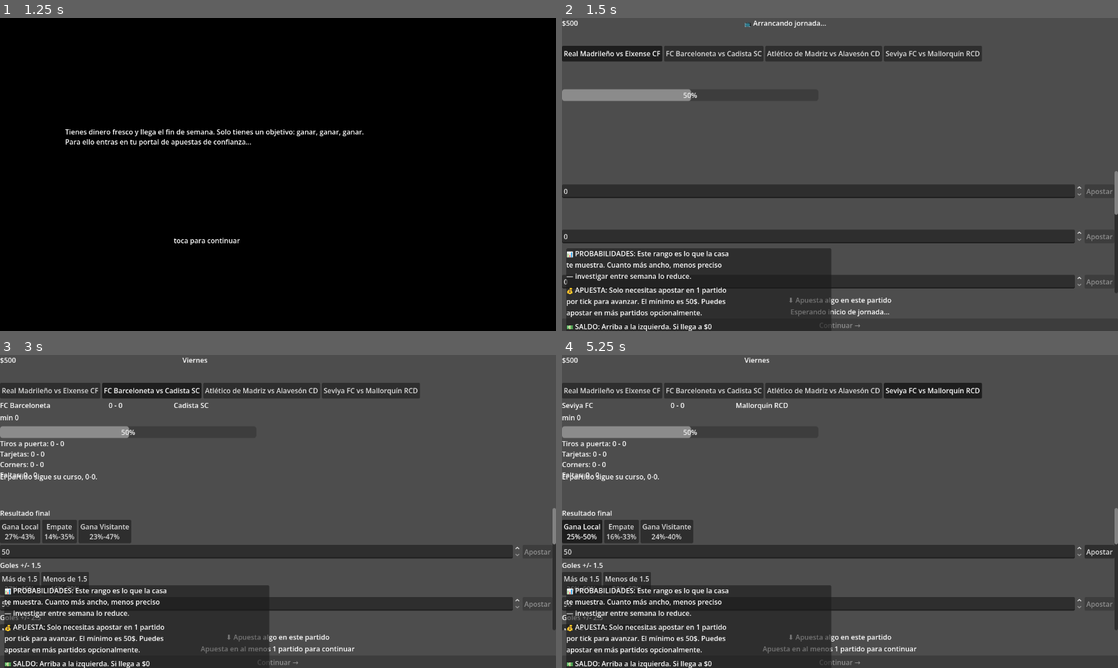
Above: before the commit, frames 1-4 (two rows, left to right).
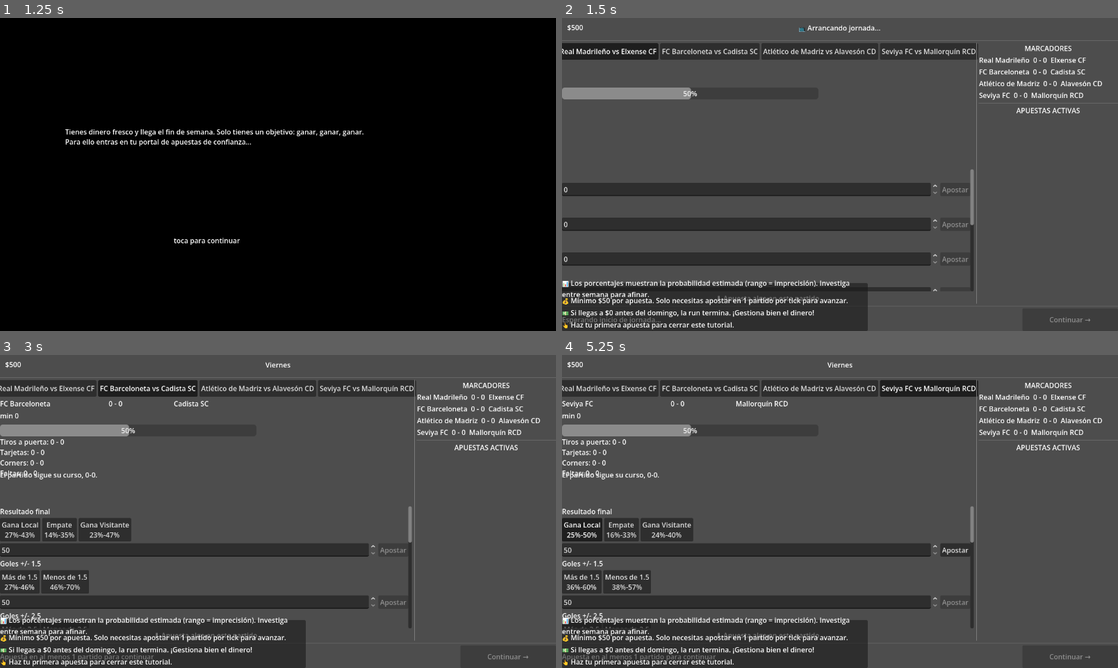
Above: after the commit, the same moments.

Repository: PabloDABernal/crazy-weekend
Game: Godot game, scene res://scenes/main/main.tscn
Two runs of this game, one before a commit and one after it. Both use one fixed random seed, a clock stepped at 60 frames per second and the inputs below.
Inputs (mouse positions are in pixels of both pictures, inside the frame that each line leads up to):
- Up to frame 1 (1.25 s): click "APOSTAR" at 0.5 s
- Up to frame 2 (1.5 s): tap Enter at 1.25 s; move the mouse to (840, 174) at 1.27 s; click (840, 174) at 1.42 s
- Up to frame 3 (3 s): click "Real Madrileño vs Elxense CF" at 2 s; click "FC Barceloneta vs Cadista SC" at 2.75 s
- Up to frame 4 (5.25 s): click "Atlético de Madriz vs Alavesó…" at 3.5 s; click "Seviya FC vs Mallorquín RCD" at 4.25 s; click "Gana Local 25%-50%" at 5 s

Frame 1 is identical in both runs. In frame 2, 22% of the frame differs, in the area x 0-100%, y 0-100%; in frame 3, 15%; in frame 4, 15%.

Commit message:
Complete UI layout rewrite: split panel, right scoreboard, clean layout
Layout: VBoxContainer root → TopBar (46px) + ContentHBox (expand) + BottomBar (52px)
ContentHBox: LeftPanel (match tabs + panel, expands) | VSep | RightPanel (320px fixed)
RightPanel shows: live scoreboard of all matches + pending bets list (managed by BettingRoot)
TopBar simplified to balance + hour only (pending bets removed from there)
Tutorial panel anchored to bottom-left, no longer overlaps game content
MarketWidget min height reduced to 76px
BettingRoot adds score labels per match; updates on each tick_resolved

Co-Authored-By: Claude Sonnet 4.6 <noreply@anthropic.com>

Diff:
--- a/scenes/betting/betting_root.gd
+++ b/scenes/betting/betting_root.gd
@@ -11,14 +11,18 @@
 
 @onready var _match_simulation_service: MatchSimulationService = $MatchSimulationService
 @onready var _pending_bets_tracker: PendingBetsTracker = $PendingBetsTracker
-@onready var _top_bar: TopBar = $TopBar
-@onready var _match_selector: MatchSelector = $MatchSelector
-@onready var _match_panel_container: Control = $MatchPanelContainer
-@onready var _global_status_label: Label = $GlobalBottomBar/GlobalStatusLabel
-@onready var _continue_button: Button = $GlobalBottomBar/ContinueButton
+@onready var _top_bar: TopBar = $MainVBox/TopBar
+@onready var _match_selector: MatchSelector = $MainVBox/ContentHBox/LeftPanel/MatchSelector
+@onready var _match_panel_container: Control = $MainVBox/ContentHBox/LeftPanel/MatchPanelContainer
+@onready var _scoreboard_mini: VBoxContainer = $MainVBox/ContentHBox/RightPanel/ScoreboardMini
+@onready var _pending_bets_panel: VBoxContainer = $MainVBox/ContentHBox/RightPanel/PendingBetsPanel
+@onready var _global_status_label: Label = $MainVBox/BottomBar/GlobalStatusLabel
+@onready var _continue_button: Button = $MainVBox/BottomBar/ContinueButton
 @onready var _crazy_moment_overlay: CrazyMomentOverlay = $CrazyMomentOverlay
 @onready var _tutorial_overlay: TutorialOverlay = $TutorialOverlay
 @onready var _run_end_screen: RunEndScreen = $RunEndScreen
+
+var _score_labels: Dictionary = {}  # match_id (StringName) -> Label
 
 var _focused_match_id: StringName = &""
 var _match_panels: Dictionary = {}          # match_id (StringName) -> MatchPanel instanciado
@@ -163,17 +167,24 @@
 
 	var home_team: TeamDef = LeagueState.get_team(match_fixture.home_team_id)
 	var away_team: TeamDef = LeagueState.get_team(match_fixture.away_team_id)
-	var label: String = "%s vs %s" % [
-		home_team.display_name if home_team != null else String(match_fixture.home_team_id),
-		away_team.display_name if away_team != null else String(match_fixture.away_team_id),
-	]
+	var h: String = home_team.display_name if home_team != null else String(match_fixture.home_team_id)
+	var a: String = away_team.display_name if away_team != null else String(match_fixture.away_team_id)
+	var label: String = "%s vs %s" % [h, a]
 	_match_selector.ensure_tab(match_fixture.match_id, label)
+
+	var score_label := Label.new()
+	score_label.text = "%s  0 - 0  %s" % [h, a]
+	_scoreboard_mini.add_child(score_label)
+	_score_labels[match_fixture.match_id] = score_label
 
 
 func _clear_match_panels() -> void:
 	for panel in _match_panels.values():
 		panel.queue_free()
 	_match_panels.clear()
+	for lbl in _score_labels.values():
+		lbl.queue_free()
+	_score_labels.clear()
 	_match_selector.clear_tabs()
 	_focused_match_id = &""
 
@@ -207,7 +218,8 @@
 		return
 
 	_pending_bets_tracker.resolve_bets_for_match(match_id, match_state, _current_matchday_id())
-	_top_bar.refresh_pending_bets(_pending_bets_tracker.get_pending_bets())
+	_refresh_pending_bets_panel()
+	_refresh_score_label(match_id, match_state)
 
 
 ## Enruta el context al MatchPanel correspondiente a context.available_markets[0].match_id (todas las
@@ -359,7 +371,7 @@
 	var was_first_bet_ever: bool = not MetaProgress.has_completed_first_bet_tutorial()
 
 	_pending_bets_tracker.register_bet(match_id, market_offer, stake, tick_index)
-	_top_bar.refresh_pending_bets(_pending_bets_tracker.get_pending_bets())
+	_refresh_pending_bets_panel()
 
 	# Regla de sincronización multi-partido (sección 3.4): si hay Crazy Bet activo y esta apuesta usó
 	## el mercado/monto forzoso vigente, se marca resuelto para TODO el tick global -- los demás
@@ -383,6 +395,57 @@
 	_refresh_global_continue_state()
 
 
+func _refresh_score_label(match_id: StringName, state: MatchTickState) -> void:
+	var lbl: Label = _score_labels.get(match_id, null)
+	if lbl == null:
+		return
+	var home: TeamDef = LeagueState.get_team(state.home_team_id)
+	var away: TeamDef = LeagueState.get_team(state.away_team_id)
+	var h: String = home.display_name if home != null else String(state.home_team_id)
+	var a: String = away.display_name if away != null else String(state.away_team_id)
+	lbl.text = "%s  %d-%d  %s  (min %d)" % [h, state.home_goals, state.away_goals, a, state.current_minute]
+
+
+func _refresh_pending_bets_panel() -> void:
+	for child in _pending_bets_panel.get_children():
+		child.queue_free()
+
+	var pending: Array[PendingBet] = _pending_bets_tracker.get_pending_bets()
+	if pending.is_empty():
+		var empty_lbl := Label.new()
+		empty_lbl.text = "Sin apuestas pendientes"
+		_pending_bets_panel.add_child(empty_lbl)
+		return
+
+	var total: int = 0
+	for bet in pending:
+		total += bet.stake
+	var summary := Label.new()
+	summary.text = "%d apuesta%s · $%d en juego" % [pending.size(), "s" if pending.size() != 1 else "", total]
+	_pending_bets_panel.add_child(summary)
+
+	var start: int = max(0, pending.size() - 4)
+	for i in range(start, pending.size()):
+		var bet: PendingBet = pending[i]
+		var market_name: String = _format_market_name(bet.market_offer.market_id)
+		var lbl := Label.new()
+		lbl.text = "  $%d · %s" % [bet.stake, market_name]
+		_pending_bets_panel.add_child(lbl)
+
+
+func _format_market_name(market_id: StringName) -> String:
+	match String(market_id):
+		"1x2": return "resultado"
+		"btts": return "ambos marcan"
+		"first_scorer": return "1er goleador"
+		"goals_ou_1_5": return "goles >1.5"
+		"goals_ou_2_5": return "goles >2.5"
+		"goals_ou_3_5": return "goles >3.5"
+		"cards_ou": return "tarjetas"
+		"fouls_ou": return "faltas"
+	return String(market_id)
+
+
 func _current_matchday_id() -> StringName:
 	var matchday_fixture: MatchdayFixture = LeagueState.get_current_matchday_fixture()
 	if matchday_fixture == null:
--- a/scenes/betting/betting_root.tscn
+++ b/scenes/betting/betting_root.tscn
@@ -21,69 +21,123 @@
 [node name="PendingBetsTracker" type="Node" parent="."]
 script = ExtResource("3")
 
-[node name="TopBar" type="Control" parent="."]
-layout_mode = 0
-offset_right = 1280.0
-offset_bottom = 60.0
+[node name="MainVBox" type="VBoxContainer" parent="."]
+layout_mode = 3
+anchors_preset = 15
+anchor_right = 1.0
+anchor_bottom = 1.0
+
+[node name="TopBar" type="Control" parent="MainVBox"]
+layout_mode = 2
+custom_minimum_size = Vector2(0, 46)
 script = ExtResource("4")
 
-[node name="BalanceDisplay" type="Label" parent="TopBar"]
+[node name="BalanceDisplay" type="Label" parent="MainVBox/TopBar"]
 layout_mode = 0
+offset_left = 12.0
+offset_top = 10.0
 offset_right = 200.0
-offset_bottom = 24.0
+offset_bottom = 40.0
 text = "$0"
 
-[node name="HourDisplay" type="Label" parent="TopBar"]
-layout_mode = 0
-offset_left = 420.0
-offset_right = 620.0
-offset_bottom = 24.0
-text = ""
-
-[node name="PendingBetsSummary" type="Control" parent="TopBar"]
-layout_mode = 0
-offset_left = 640.0
-offset_right = 1280.0
-offset_bottom = 60.0
-
-[node name="PendingBetsList" type="VBoxContainer" parent="TopBar/PendingBetsSummary"]
-layout_mode = 0
-offset_right = 640.0
-offset_bottom = 60.0
-
-[node name="MatchSelector" type="Control" parent="."]
-layout_mode = 0
-offset_top = 64.0
-offset_right = 1280.0
-offset_bottom = 100.0
-script = ExtResource("5")
-
-[node name="TabsContainer" type="HBoxContainer" parent="MatchSelector"]
-layout_mode = 0
-offset_right = 1280.0
-offset_bottom = 36.0
-
-[node name="MatchPanelContainer" type="Control" parent="."]
-layout_mode = 0
-offset_top = 104.0
-offset_right = 1280.0
-offset_bottom = 660.0
-clip_contents = true
-
-[node name="GlobalBottomBar" type="VBoxContainer" parent="."]
-layout_mode = 0
-offset_top = 664.0
-offset_right = 1280.0
-offset_bottom = 720.0
-
-[node name="GlobalStatusLabel" type="Label" parent="GlobalBottomBar"]
-layout_mode = 2
+[node name="HourDisplay" type="Label" parent="MainVBox/TopBar"]
+layout_mode = 3
+anchors_preset = 8
+anchor_left = 0.5
+anchor_top = 0.5
+anchor_right = 0.5
+anchor_bottom = 0.5
+offset_left = -120.0
+offset_top = -12.0
+offset_right = 120.0
+offset_bottom = 12.0
 horizontal_alignment = 1
 text = ""
 
-[node name="ContinueButton" type="Button" parent="GlobalBottomBar"]
+[node name="PendingBetsSummary" type="Control" parent="MainVBox/TopBar"]
+layout_mode = 3
+anchors_preset = 7
+anchor_left = 1.0
+anchor_top = 0.0
+anchor_right = 1.0
+anchor_bottom = 1.0
+offset_left = -400.0
+
+[node name="PendingBetsList" type="VBoxContainer" parent="MainVBox/TopBar/PendingBetsSummary"]
+layout_mode = 3
+anchors_preset = 15
+anchor_right = 1.0
+anchor_bottom = 1.0
+
+[node name="HSep0" type="HSeparator" parent="MainVBox"]
+layout_mode = 2
+
+[node name="ContentHBox" type="HBoxContainer" parent="MainVBox"]
 layout_mode = 2
 size_flags_vertical = 3
+
+[node name="LeftPanel" type="VBoxContainer" parent="MainVBox/ContentHBox"]
+layout_mode = 2
+size_flags_horizontal = 3
+
+[node name="MatchSelector" type="Control" parent="MainVBox/ContentHBox/LeftPanel"]
+layout_mode = 2
+custom_minimum_size = Vector2(0, 38)
+script = ExtResource("5")
+
+[node name="TabsContainer" type="HBoxContainer" parent="MainVBox/ContentHBox/LeftPanel/MatchSelector"]
+layout_mode = 3
+anchors_preset = 15
+anchor_right = 1.0
+anchor_bottom = 1.0
+
+[node name="MatchPanelContainer" type="Control" parent="MainVBox/ContentHBox/LeftPanel"]
+layout_mode = 2
+size_flags_vertical = 3
+clip_contents = true
+
+[node name="VSep" type="VSeparator" parent="MainVBox/ContentHBox"]
+layout_mode = 2
+
+[node name="RightPanel" type="VBoxContainer" parent="MainVBox/ContentHBox"]
+layout_mode = 2
+custom_minimum_size = Vector2(320, 0)
+
+[node name="RightTitle" type="Label" parent="MainVBox/ContentHBox/RightPanel"]
+layout_mode = 2
+text = "MARCADORES"
+horizontal_alignment = 1
+
+[node name="ScoreboardMini" type="VBoxContainer" parent="MainVBox/ContentHBox/RightPanel"]
+layout_mode = 2
+
+[node name="HSep1" type="HSeparator" parent="MainVBox/ContentHBox/RightPanel"]
+layout_mode = 2
+
+[node name="BetsTitle" type="Label" parent="MainVBox/ContentHBox/RightPanel"]
+layout_mode = 2
+text = "APUESTAS ACTIVAS"
+horizontal_alignment = 1
+
+[node name="PendingBetsPanel" type="VBoxContainer" parent="MainVBox/ContentHBox/RightPanel"]
+layout_mode = 2
+
+[node name="HSep2" type="HSeparator" parent="MainVBox"]
+layout_mode = 2
+
+[node name="BottomBar" type="HBoxContainer" parent="MainVBox"]
+layout_mode = 2
+custom_minimum_size = Vector2(0, 52)
+
+[node name="GlobalStatusLabel" type="Label" parent="MainVBox/BottomBar"]
+layout_mode = 2
+size_flags_horizontal = 3
+vertical_alignment = 1
+text = ""
+
+[node name="ContinueButton" type="Button" parent="MainVBox/BottomBar"]
+layout_mode = 2
+custom_minimum_size = Vector2(220, 0)
 disabled = true
 text = "Continuar →"
 
--- a/scenes/betting/market_widget.tscn
+++ b/scenes/betting/market_widget.tscn
@@ -4,7 +4,7 @@
 
 [node name="MarketWidget" type="VBoxContainer"]
 layout_mode = 2
-custom_minimum_size = Vector2(0, 100)
+custom_minimum_size = Vector2(0, 76)
 script = ExtResource("1")
 
 [node name="MarketTitleLabel" type="Label" parent="."]
--- a/scenes/betting/top_bar.gd
+++ b/scenes/betting/top_bar.gd
@@ -21,37 +21,8 @@
 	_hour_display.text = text
 
 
-func refresh_pending_bets(pending: Array[PendingBet]) -> void:
-	for child in _pending_bets_list.get_children():
-		child.queue_free()
-
-	if pending.is_empty():
-		return
-
-	var total_staked: int = 0
-	for bet in pending:
-		total_staked += bet.stake
-
-	var summary := Label.new()
-	summary.text = "📋 %d apuesta%s pendiente%s | $%d en juego" % [
-		pending.size(),
-		"s" if pending.size() != 1 else "",
-		"s" if pending.size() != 1 else "",
-		total_staked,
-	]
-	_pending_bets_list.add_child(summary)
-
-	# Mostrar solo las últimas 3 apuestas
-	var start_index: int = max(0, pending.size() - 3)
-	for i in range(start_index, pending.size()):
-		var bet: PendingBet = pending[i]
-		var label := Label.new()
-		label.text = "  $%d %s · %s" % [
-			bet.stake,
-			_format_market_name(bet.market_offer.market_id),
-			_resolve_match_label(bet.match_id).split(" vs ")[0],  # solo equipo local
-		]
-		_pending_bets_list.add_child(label)
+func refresh_pending_bets(_pending: Array[PendingBet]) -> void:
+	pass  # Pending bets ahora los gestiona BettingRoot directamente en RightPanel
 
 
 func _resolve_match_label(match_id: StringName) -> String:
--- a/scenes/betting/tutorial_overlay.gd
+++ b/scenes/betting/tutorial_overlay.gd
@@ -13,6 +13,8 @@
 @onready var _skip_hint_label: Label = $TutorialPanel/VBox/SkipHintLabel
 
 
+
+
 func _ready() -> void:
 	mouse_filter = Control.MOUSE_FILTER_IGNORE
 
--- a/scenes/betting/tutorial_overlay.tscn
+++ b/scenes/betting/tutorial_overlay.tscn
@@ -11,48 +11,52 @@
 script = ExtResource("1")
 
 [node name="TutorialPanel" type="PanelContainer" parent="."]
-layout_mode = 0
-offset_left = 10.0
-offset_top = 530.0
-offset_right = 620.0
-offset_bottom = 658.0
+layout_mode = 3
+anchors_preset = 2
+anchor_top = 1.0
+anchor_right = 0.55
+anchor_bottom = 1.0
+offset_top = -110.0
 
 [node name="VBox" type="VBoxContainer" parent="TutorialPanel"]
 layout_mode = 2
 
 [node name="AnnotationBubble_Probabilities" type="Control" parent="TutorialPanel/VBox"]
 layout_mode = 2
-custom_minimum_size = Vector2(0, 80)
+custom_minimum_size = Vector2(0, 24)
 
 [node name="Label" type="Label" parent="TutorialPanel/VBox/AnnotationBubble_Probabilities"]
-layout_mode = 0
-offset_right = 380.0
-offset_bottom = 80.0
+layout_mode = 3
+anchors_preset = 15
+anchor_right = 1.0
+anchor_bottom = 1.0
 autowrap_mode = 3
-text = "📊 PROBABILIDADES: Este rango es lo que la casa te muestra. Cuanto más ancho, menos preciso — investigar entre semana lo reduce."
+text = "📊 Los porcentajes muestran la probabilidad estimada (rango = imprecisión). Investiga entre semana para afinar."
 
 [node name="AnnotationBubble_Stake" type="Control" parent="TutorialPanel/VBox"]
 layout_mode = 2
-custom_minimum_size = Vector2(0, 80)
+custom_minimum_size = Vector2(0, 24)
 
 [node name="Label" type="Label" parent="TutorialPanel/VBox/AnnotationBubble_Stake"]
-layout_mode = 0
-offset_right = 380.0
-offset_bottom = 80.0
+layout_mode = 3
+anchors_preset = 15
+anchor_right = 1.0
+anchor_bottom = 1.0
 autowrap_mode = 3
-text = "💰 APUESTA: Solo necesitas apostar en 1 partido por tick para avanzar. El mínimo es 50$. Puedes apostar en más partidos opcionalmente."
+text = "💰 Mínimo $50 por apuesta. Solo necesitas apostar en 1 partido por tick para avanzar."
 
 [node name="AnnotationBubble_Balance" type="Control" parent="TutorialPanel/VBox"]
 layout_mode = 2
-custom_minimum_size = Vector2(0, 80)
+custom_minimum_size = Vector2(0, 24)
 
 [node name="Label" type="Label" parent="TutorialPanel/VBox/AnnotationBubble_Balance"]
-layout_mode = 0
-offset_right = 380.0
-offset_bottom = 80.0
+layout_mode = 3
+anchors_preset = 15
+anchor_right = 1.0
+anchor_bottom = 1.0
 autowrap_mode = 3
-text = "💵 SALDO: Arriba a la izquierda. Si llega a $0 antes del domingo, la run termina. ¡Que no te quedes sin dinero!"
+text = "💵 Si llegas a $0 antes del domingo, la run termina. ¡Gestiona bien el dinero!"
 
 [node name="SkipHintLabel" type="Label" parent="TutorialPanel/VBox"]
 layout_mode = 2
-text = "👆 Hacé una apuesta para cerrar este tutorial."
+text = "👆 Haz tu primera apuesta para cerrar este tutorial."
Not shown, added: scenes/betting/betting_root.gd.uid
Not shown: 1 places in scenes/betting/betting_root.tscn that only renumber resources
Not shown, added: scenes/betting/commentary_panel.gd.uid
Not shown, added: scenes/betting/crazy_moment_overlay.gd.uid
Not shown, added: scenes/betting/market_widget.gd.uid
Not shown, added: scenes/betting/match_panel.gd.uid
Not shown, added: scenes/betting/match_selector.gd.uid
Not shown, added: scenes/betting/match_simulation_service.gd.uid
Not shown, added: scenes/betting/run_end_screen.gd.uid
Not shown, added: scenes/betting/scoreboard_panel.gd.uid
Not shown, added: scenes/betting/stats_panel.gd.uid
Not shown, added: scenes/betting/top_bar.gd.uid
(and 1 more such lines)
